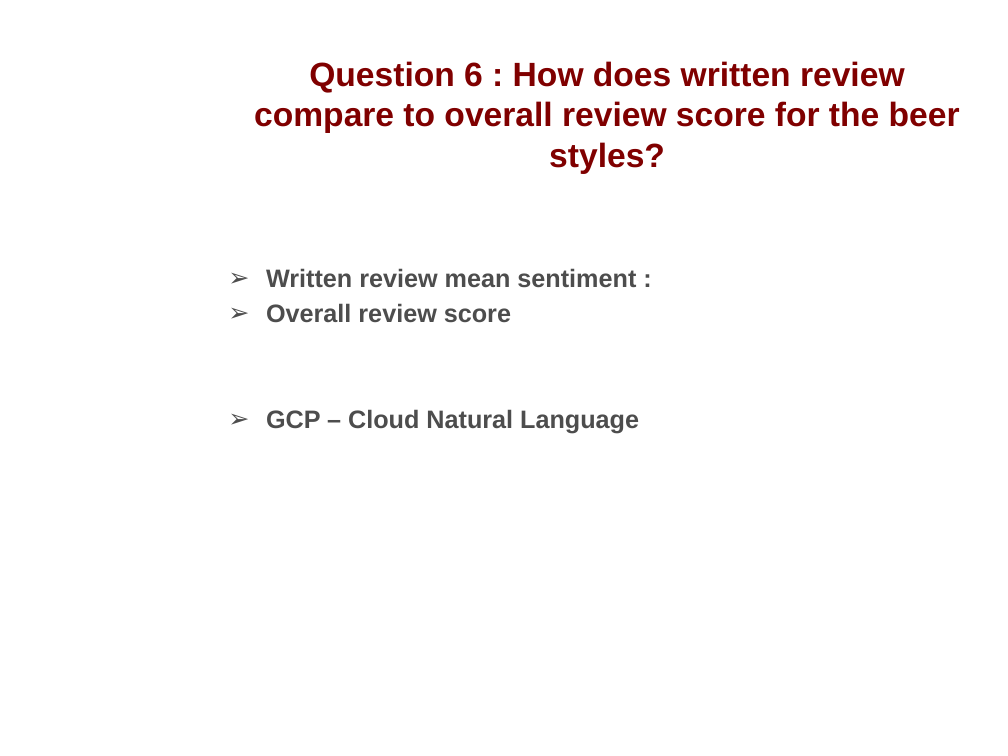
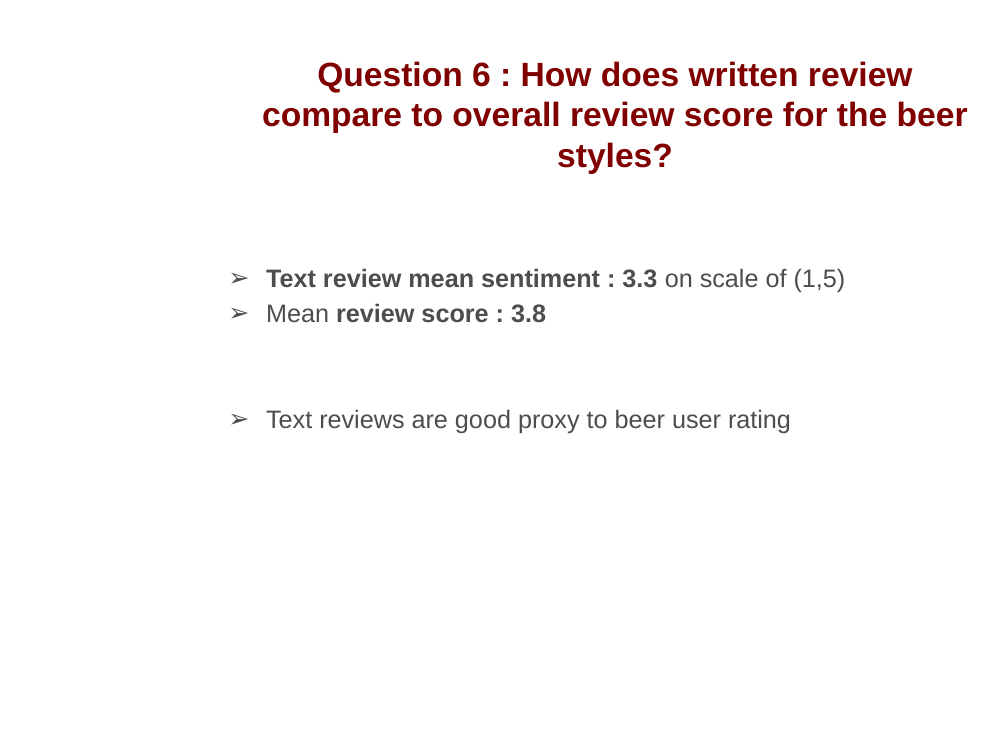
Before and after one commit to anmolmore/evolent-health, a slide deck: slide 9 of Anmol_More_Presentation.pptx. Drawn at 1008x756 pixels with LibreOffice and Linux fonts; fonts in the diff are those of the drawing; background and template pictures are left out. Boxes give left, top, right and bottom in pixels: in the first picture for what was removed or moved away, otherwise in the second. Text is boxed around its words. In the diff, an @@ line names an element or a change of style, - is before the commit and + after.

Commit message:
add answers to all questions

```diff
--- a/Anmol_More_Presentation.pptx
+++ b/Anmol_More_Presentation.pptx
@@ title "Question 6 : How does ...": place and size @@
-title "Question 6 : How does ..." at (254,61,960,174)
+title "Question 6 : How does ..." at (262,61,968,174)
@@ text at (266,268,846,434): text changed; bold off @@
-➢ Written review mean sentiment :
-➢ Overall review score
-➢ GCP – Cloud Natural Language
+➢ Text review mean sentiment : 3.3 on scale of (1,5)
+➢ Mean review score : 3.8
+➢ Text reviews are good proxy to beer user rating
```
Also in this commit, not shown: 3 other slides changed, 3 other files.
